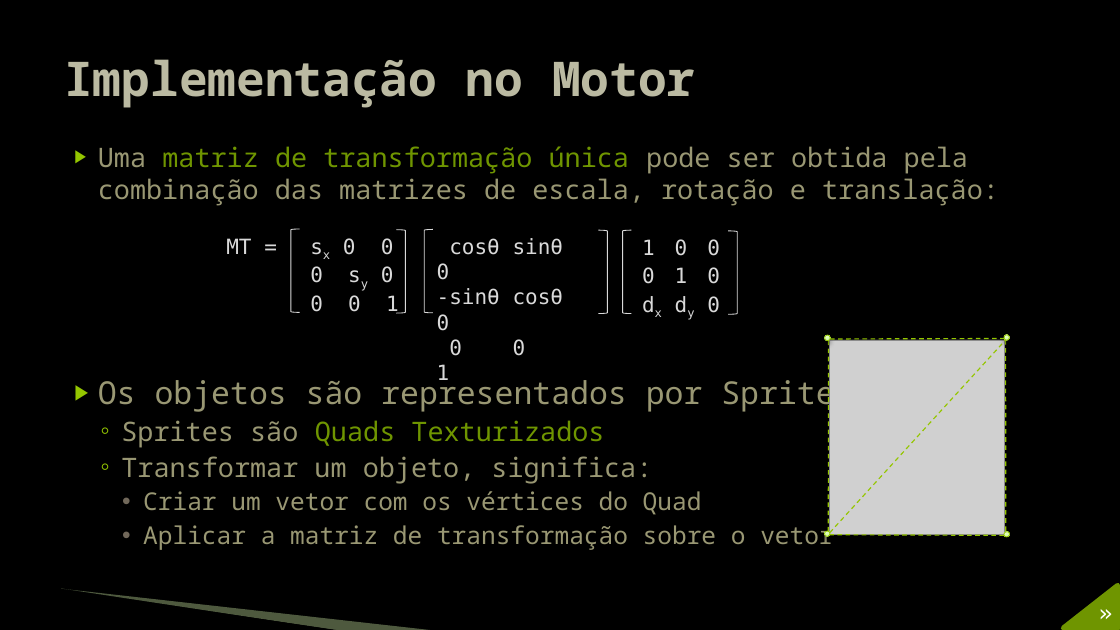
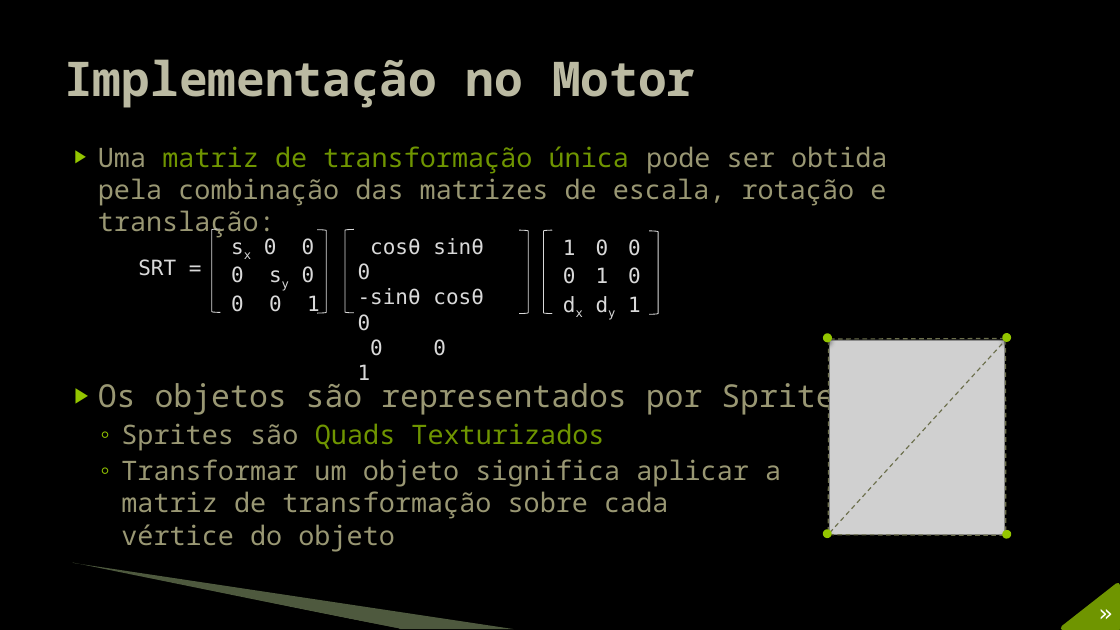
Before and after one commit to JudsonSS/Jogos, a slide deck: slide 10 of Slides/20. Transformações.pptx. Drawn at 1120x630 pixels with LibreOffice and Linux fonts; fonts in the diff are those of the drawing; grey boxes stand for pictures; background and template pictures are left out. Boxes give left, top, right and bottom in pixels: in the first picture for what was removed or moved away, otherwise in the second. Text is boxed around its words. In the diff, an @@ line names an element or a change of style, - is before the commit and + after.

```diff
--- a/Slides/20. Transformações.pptx
+++ b/Slides/20. Transformações.pptx
@@ text at (98,146,888,239): more space between paragraphs @@
@@ 6 left brackets, 3 texts: place and size @@
-6 left brackets, 3 texts at (291,229,738,380)
+6 left brackets, 3 texts at (212,229,659,380)
@@ text at (138,259,176,276): text changed @@
-MT =
+SRT =
@@ text at (628,296,641,312): text changed @@
-dx dy 0
+dx dy 1
@@ line (828, 340) - (828, 531): stroke #94C600 1 pt dashed to #6C6F4C 1 pt dashed @@
@@ line (830, 339) - (1005, 339): stroke #94C600 1 pt dashed to #6C6F4C 1 pt dashed @@
@@ line (830, 533) - (1006, 340): stroke #94C600 1 pt dashed to #6C6F4C 1 pt dashed @@
@@ fill gradient #C8F492 to #E5FFC7 to #ECFFD8 to #94C600; outline #94C600 0.75 pt to #94C600 3 pt in 4 elements at (1003,531,1011,538), (824,530,831,537), (824,334,832,342), (1003,334,1010,341) @@
@@ line (1006, 340) - (1006, 532): stroke #94C600 1 pt dashed to #6C6F4C 1 pt dashed @@
@@ text at (121,459,781,552): text changed; size 21 to 23 pt @@
-  ◦ Transformar um objeto, significa:
-    • Criar um vetor com os vértices do Quad
-    • Aplicar a matriz de transformação sobre o vetor
+  ◦ Transformar um objeto significa aplicar a
+    matriz de transformação sobre cada
+    vértice do objeto
@@ line (1004, 535) - (830, 535): stroke #94C600 1 pt dashed to #6C6F4C 1 pt dashed @@
@@ freeform shape: place and size @@
-freeform shape at (60,590,340,630)
+freeform shape at (71,565,400,629)
@@ freeform shape: place and size @@
-freeform shape at (61,589,437,630)
+freeform shape at (73,563,514,629)
```
Also in this commit, not shown: 10 other slides changed.
